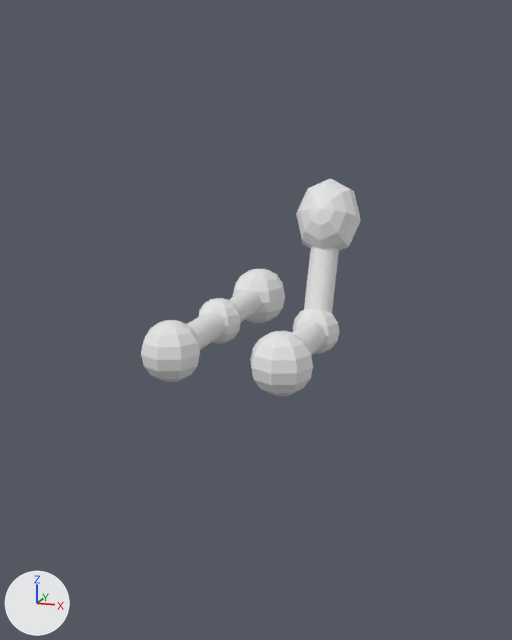
The Blender file src/blender/arms.blend: old version first, new version second.
One viewpoint serves both versions: a 50 mm camera at (11.6, -22.8, 8.0) aimed at (2.2, 3.2, 0.6). Lighting does not change. The marker at lower left points along +X, +Y and +Z.

Names of what the first picture shows: 'leftArm', 'rightArm'.
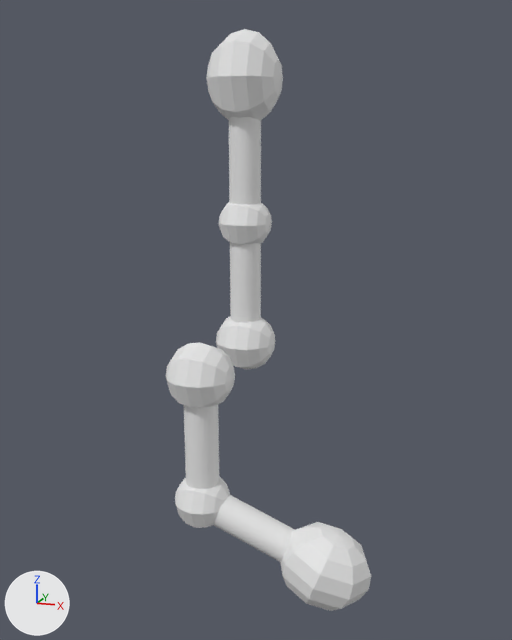
Diff of the bpy script that builds the scene:
```diff
--- a/src/blender/arms.blend.py
+++ b/src/blender/arms.blend.py
@@ ob_leftarm @@
 ob_leftarm = bpy.data.objects.new('leftArm', me_sphere_001)
-ob_leftarm.location = (0.0, 0.0, 0.0)
+ob_leftarm.location = (2.17, 2.17, 0.0)
+ob_leftarm.rotation_euler = (1.571, 0.0, -1.571)  # degrees (90, 0, -90)
 ob_leftarm.scale = (1.17, 1.17, 1.17)
@@ ob_rightarm @@
 ob_rightarm = bpy.data.objects.new('rightArm', me_sphere_006)
-ob_rightarm.location = (4.33, 0.0, 0.0)
+ob_rightarm.location = (2.17, -2.17, 0.0)
+ob_rightarm.rotation_euler = (-1.571, 0.0, -1.571)  # degrees (-90, 0, -90)
 ob_rightarm.scale = (1.17, 1.17, 1.17)
```

What differs and where, as boxes [x1, y1, x2, y2] in the pictures (512 x 640 px):
'rightArm', moved, turned
    before: [251, 179, 361, 396]
    after: [166, 342, 371, 611]
'leftArm', moved, turned
    before: [141, 269, 285, 382]
    after: [206, 29, 283, 369]
